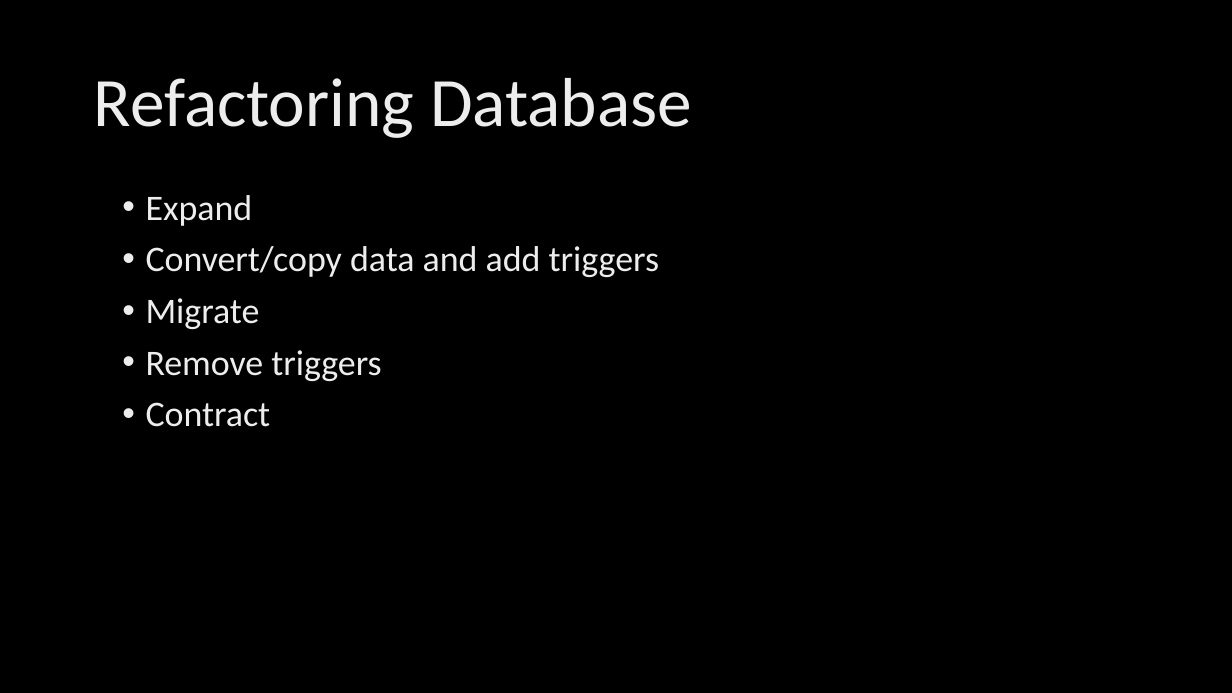
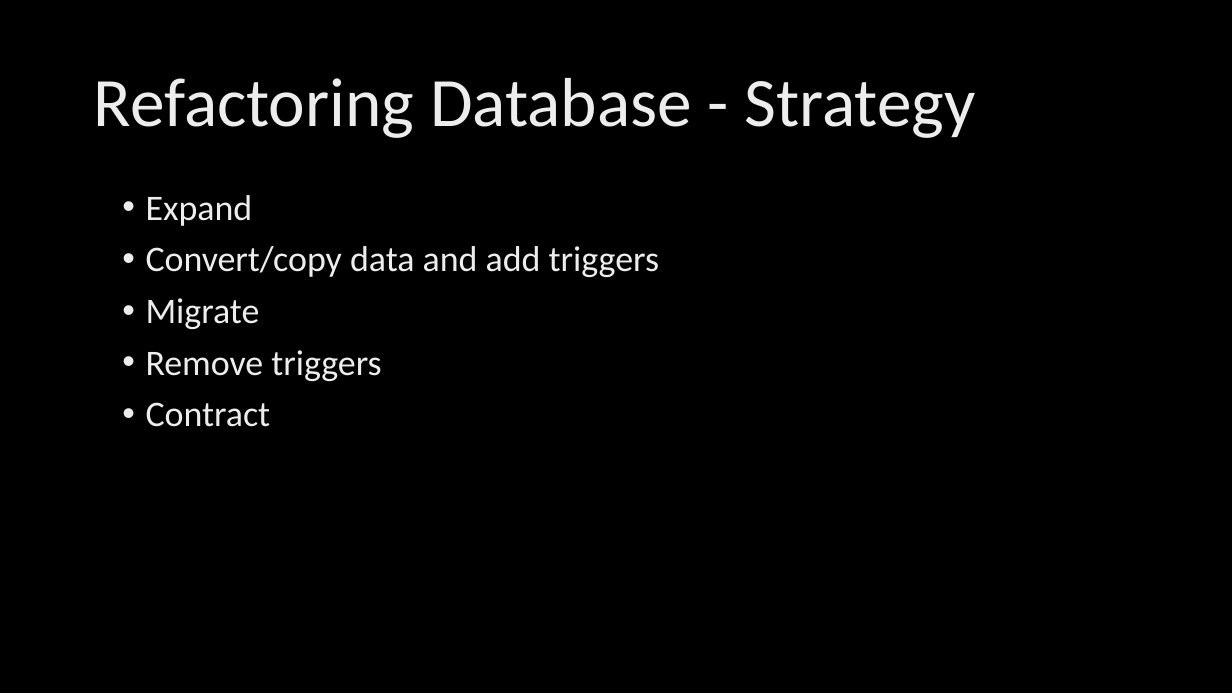
Before and after one commit to poedevop-fm/Database-Refactoring-Demo, a slide deck: slide 8 of Triggers & Refactoring.pptx. Drawn at 1232x693 pixels with LibreOffice and Linux fonts; fonts in the diff are those of the drawing; background and template pictures are left out. Boxes give left, top, right and bottom in pixels: in the first picture for what was removed or moved away, otherwise in the second. Text is boxed around its words. In the diff, an @@ line names an element or a change of style, - is before the commit and + after.

```diff
--- a/Triggers & Refactoring.pptx
+++ b/Triggers & Refactoring.pptx
@@ title at <box>94,78,976,138</box>: text changed @@
-Refactoring Database
+Refactoring Database - Strategy
```
Also in this commit, not shown: 3 other slides changed.
